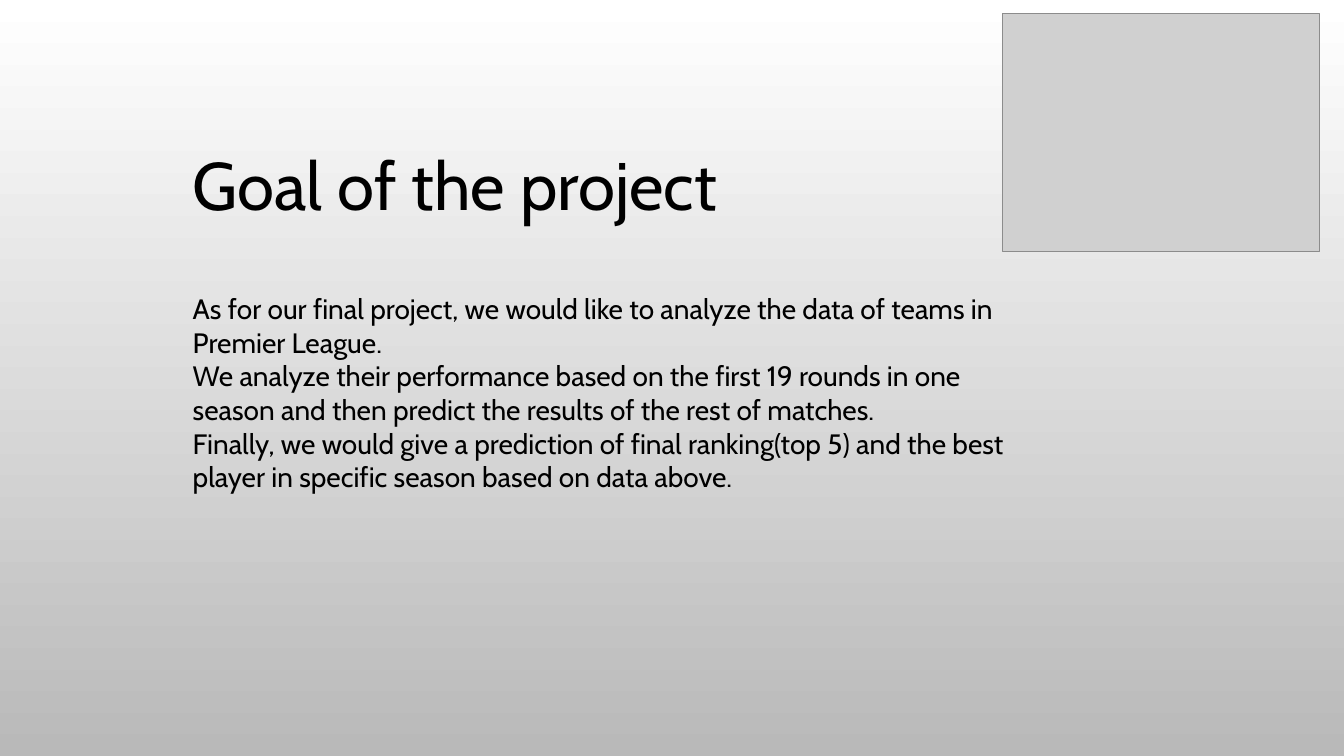
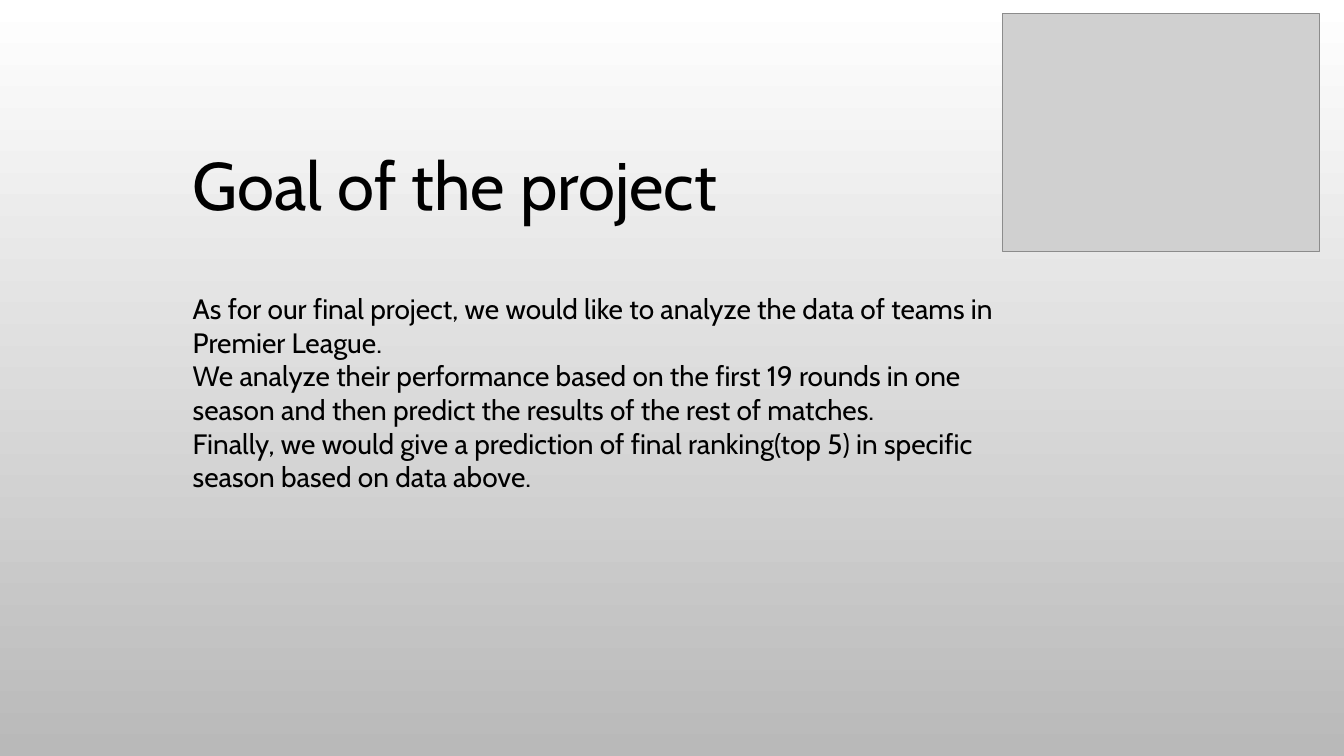
Before and after one commit to yingy4/scalafinal, a slide deck: slide 2 of Final Presentation.pptx. Drawn at 1344x756 pixels with LibreOffice and Linux fonts; fonts in the diff are those of the drawing; grey boxes stand for pictures; background and template pictures are left out. Boxes give left, top, right and bottom in pixels: in the first picture for what was removed or moved away, otherwise in the second. Text is boxed around its words. In the diff, an @@ line names an element or a change of style, - is before the commit and + after.

Commit message:
Presentation change

```diff
--- a/Final Presentation.pptx
+++ b/Final Presentation.pptx
@@ text at box(193, 433, 972, 488): text changed @@
-Finally, we would give a prediction of final ranking(top 5) and the best player in specific season based on data above.
+Finally, we would give a prediction of final ranking(top 5) in specific season based on data above.
```
Also in this commit, not shown: 1 other file.
